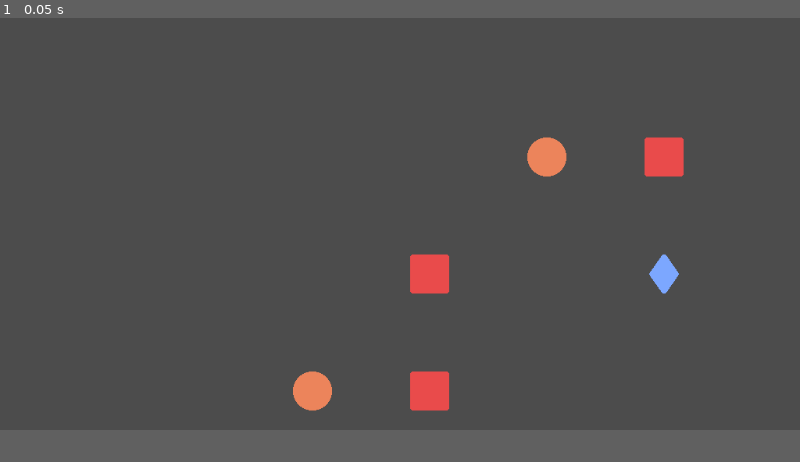
Above: before the commit, frame 1.
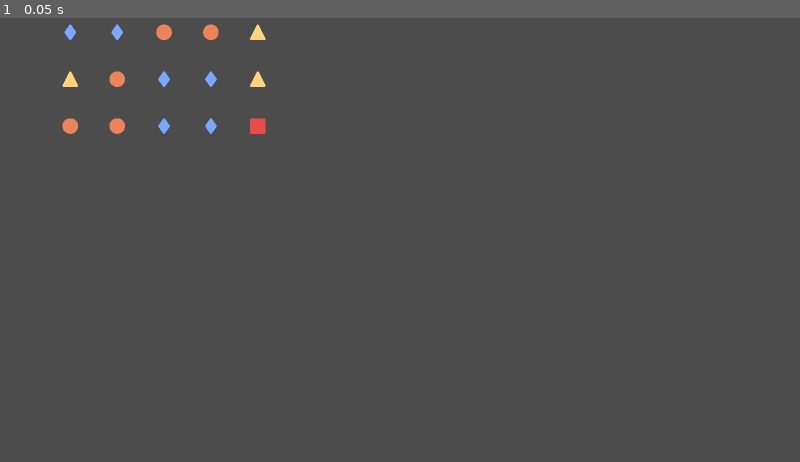
Above: after the commit, the same moment.

Repository: Andyroid0/project_Monster_mash
Game: Godot game, scene res://Assets/Scenes/Base_scene.tscn
Two runs of this game, one before a commit and one after it. Both use one fixed random seed, a clock stepped at 60 frames per second and the inputs below.
Inputs:
- Up to frame 1 (0.05 s): no input
The window is 800x468 before the commit and 800x500 after it. Grey fills any space a smaller window leaves; there, only what the larger window draws over its background counts as a difference.

The runs differ from the first frame. In frame 1, 2.9% of the frame differs, in the area x 7-86%, y 1-89%.

Commit message:
Revision

Diff:
--- a/Monster_Mash/Assets/Scenes/Base_scene.tscn
+++ b/Monster_Mash/Assets/Scenes/Base_scene.tscn
@@ -7,5 +7,5 @@
 [node name="Camera2D" type="Camera2D" parent="."]
 
 [node name="Grid" parent="Camera2D" instance=ExtResource( 1 )]
-position = Vector2( 600, 250 )
+position = Vector2( 425, 225 )
 scale = Vector2( 0.5, 0.5 )
--- a/Monster_Mash/base_generator.gd
+++ b/Monster_Mash/base_generator.gd
@@ -11,23 +11,16 @@
 
 var shape_dict = {
 	0: "res://Assets/Sprites/PlaceHolders/Circle.png",
-	1: "",
-	2: "",
-	3: "",
-	4: "res://Assets/Sprites/PlaceHolders/Triangle.png",
-	5: "",
-	6: "res://Assets/Sprites/PlaceHolders/Diamond.png",
-	7: "",
-	8: "res://Assets/Sprites/PlaceHolders/Square.png",
-	9: "",
-	10: "",
-	11: ""
+	1: "res://Assets/Sprites/PlaceHolders/Triangle.png",
+	2: "res://Assets/Sprites/PlaceHolders/Diamond.png",
+	3: "res://Assets/Sprites/PlaceHolders/Square.png"
+
 }
 
 
 func _ready():
 	rng.randomize()
-	var my_random_number = rng.randi_range(0, 11)
+	var my_random_number = rng.randi_range(0, 3)
 	var Generated_shape = shape_dict[my_random_number]
 	self.texture = load(Generated_shape)
 	print(Generated_shape)
--- a/Monster_Mash/project.godot
+++ b/Monster_Mash/project.godot
@@ -19,6 +19,11 @@
 run/main_scene="res://Assets/Scenes/Base_scene.tscn"
 config/icon="res://icon.png"
 
+[display]
+
+window/size/width=3840
+window/size/height=2160
+
 [rendering]
 
 environment/default_environment="res://default_env.tres"
